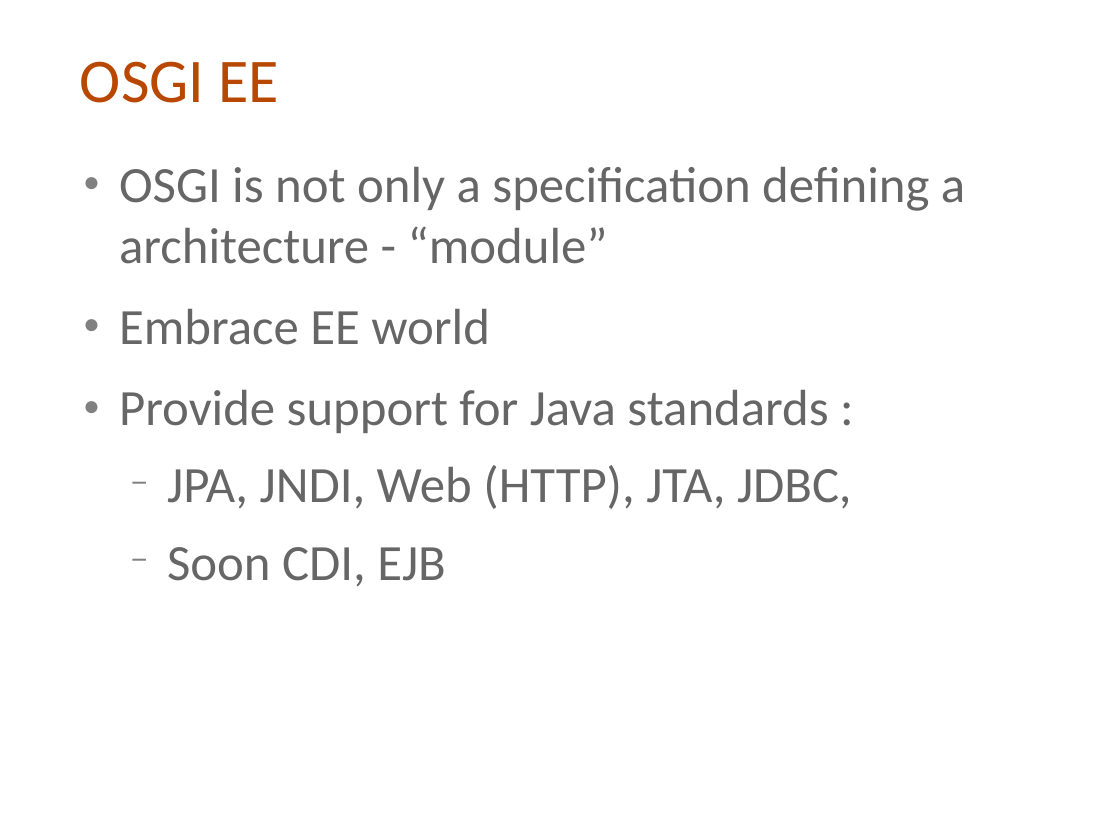
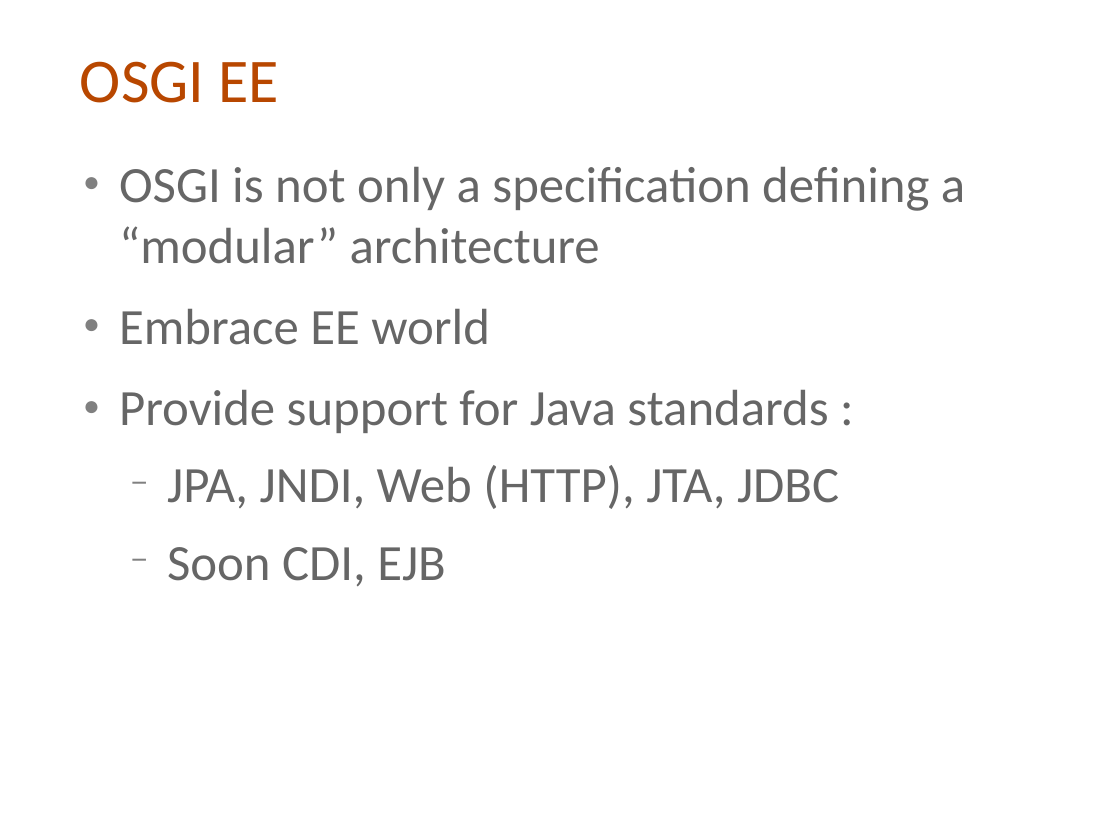
Before and after one commit to cmoulliard/apachecon-2012, a slide deck: slide 25 of karaf-ee-apachecon_eu_2012.odp (slide 24 before the commit). Drawn at 1120x840 pixels with LibreOffice and Linux fonts; fonts in the diff are those of the drawing; background and template pictures are left out. Boxes give left, top, right and bottom in pixels: in the first picture for what was removed or moved away, otherwise in the second. Text is boxed around its words. In the diff, an @@ line names an element or a change of style, - is before the commit and + after.

```diff
--- a/karaf-ee-apachecon_eu_2012.odp
+++ b/karaf-ee-apachecon_eu_2012.odp
@@ text at (119,166,965,264): text changed @@
-● OSGI is not only a specification defining a architecture - “module”
+● OSGI is not only a specification defining a “modular” architecture
@@ text at (167,465,839,509): text changed @@
-  − JPA, JNDI, Web (HTTP), JTA, JDBC,
+  − JPA, JNDI, Web (HTTP), JTA, JDBC
```
Also in this commit, not shown: 14 other slides changed, 4 slides added, 1 slide removed.
